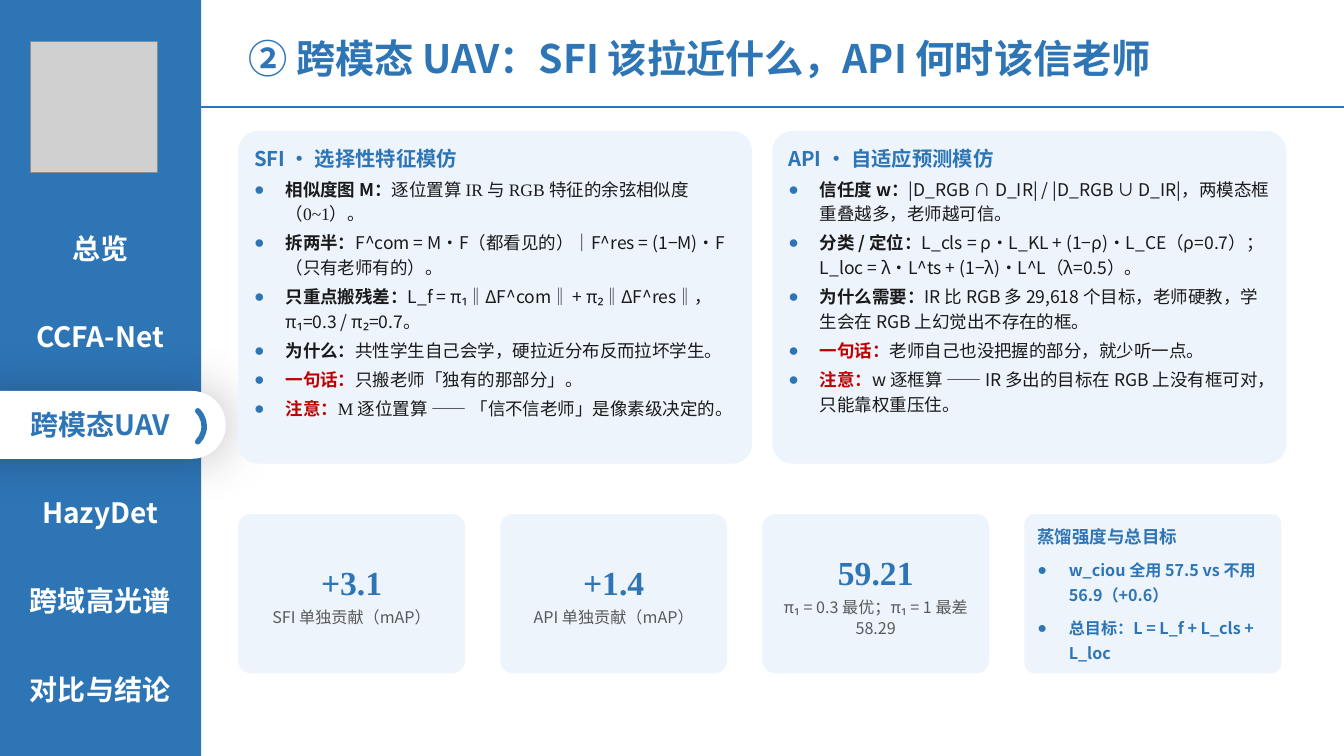
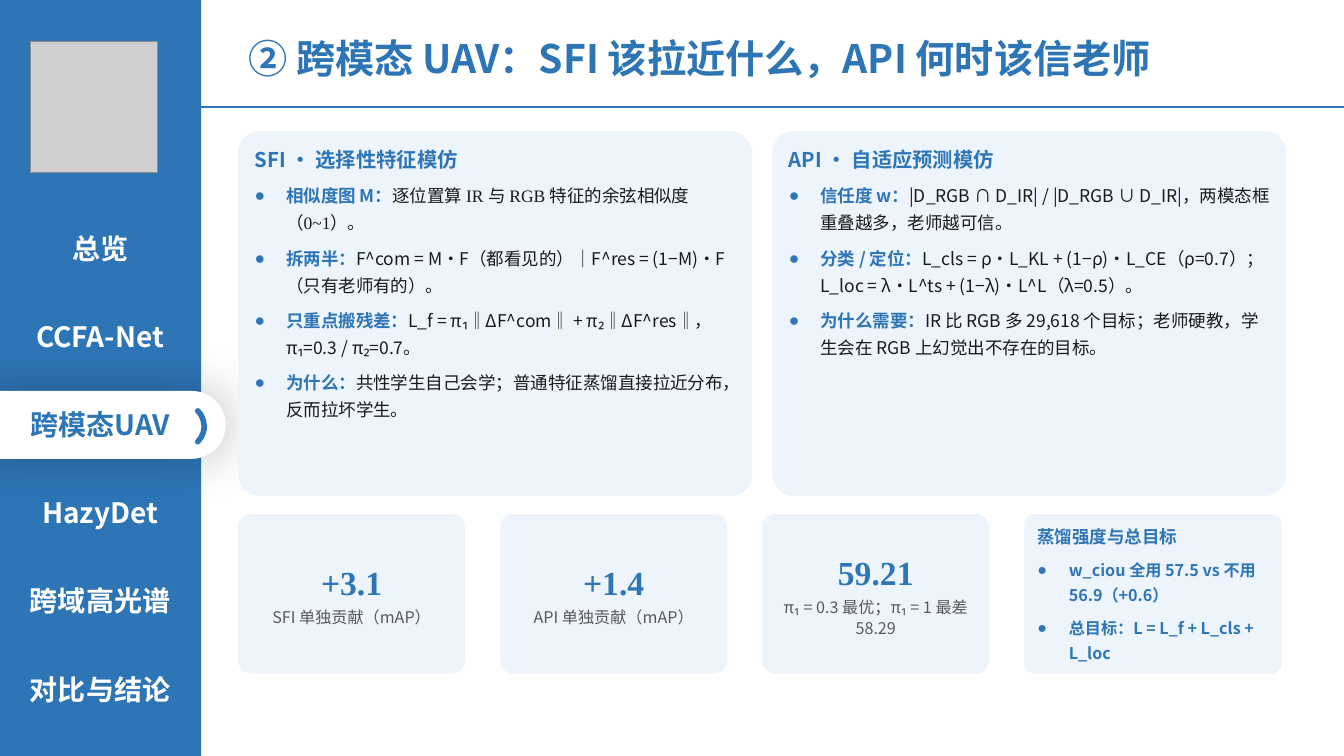
Before and after one commit to 139876/paper-notes, a slide deck: slide 9 of 论文精读/3-HazyDet精读/附件/四篇论文-组会汇报.pptx. Drawn at 1344x756 pixels with LibreOffice and Linux fonts; fonts in the diff are those of the drawing; grey boxes stand for pictures. Boxes give left, top, right and bottom in pixels: in the first picture for what was removed or moved away, otherwise in the second. Text is boxed around its words. In the diff, an @@ line names an element or a change of style, - is before the commit and + after.

```diff
--- a/论文精读/3-HazyDet精读/附件/四篇论文-组会汇报.pptx
+++ b/论文精读/3-HazyDet精读/附件/四篇论文-组会汇报.pptx
@@ rounded rectangle "SFI · 选择性特征模仿": place and size @@
-rounded rectangle "SFI · 选择性特征模仿" at <box>238,131,752,464</box>
+rounded rectangle "SFI · 选择性特征模仿" at <box>238,131,752,496</box>
@@ text in rounded rectangle at <box>255,149,726,355</box>: text colour #1A1A1A to #2E75B6 in "相似度图 M：逐位置算", "拆两半：F^com", "只重点搬残差：L_f"; less space between paragraphs; line spacing 1.18 to 1.28; more space between paragraphs @@
@@ rounded rectangle "API · 自适应预测模仿": place and size @@
-rounded rectangle "API · 自适应预测模仿" at <box>772,131,1287,464</box>
+rounded rectangle "API · 自适应预测模仿" at <box>772,131,1287,496</box>
@@ text in rounded rectangle at <box>789,149,1264,296</box>: text colour #1A1A1A to #2E75B6 in "信任度 w：|D_RGB", "分类 / 定位：L_cls"; less space between paragraphs; line spacing 1.18 to 1.28; more space between paragraphs @@
@@ text in rounded rectangle at <box>820,312,1259,356</box>: text changed @@
-● 为什么需要：IR 比 RGB 多 29,618 个目标，老师硬教，学生会在 RGB 上幻觉出不存在的框。
-● 一句话：老师自己也没把握的部分，就少听一点。
-● 注意：w 逐框算 —— IR 多出的目标在 RGB 上没有框可对，只能靠权重压住。
+● 为什么需要：IR 比 RGB 多 29,618 个目标；老师硬教，学生会在 RGB 上幻觉出不存在的目标。
@@ text in rounded rectangle at <box>286,374,740,418</box>: text changed; font Times New Roman to Noto Sans CJK SC @@
-● 为什么：共性学生自己会学，硬拉近分布反而拉坏学生。
-● 一句话：只搬老师「独有的那部分」。
-● 注意：M 逐位置算 —— 「信不信老师」是像素级决定的。
+● 为什么：共性学生自己会学；普通特征蒸馏直接拉近分布，反而拉坏学生。
```
Also in this commit, not shown: 14 other slides changed.
